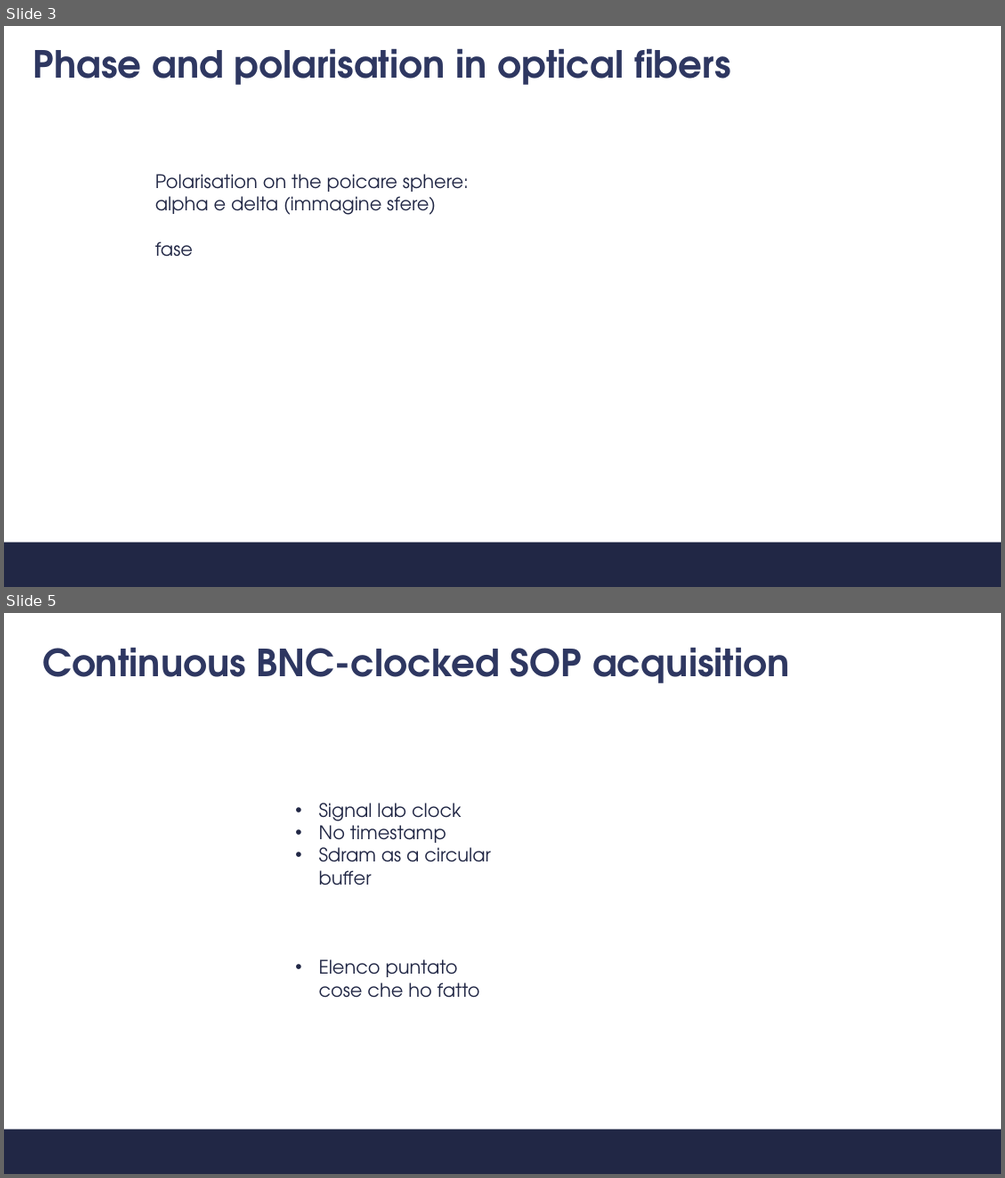
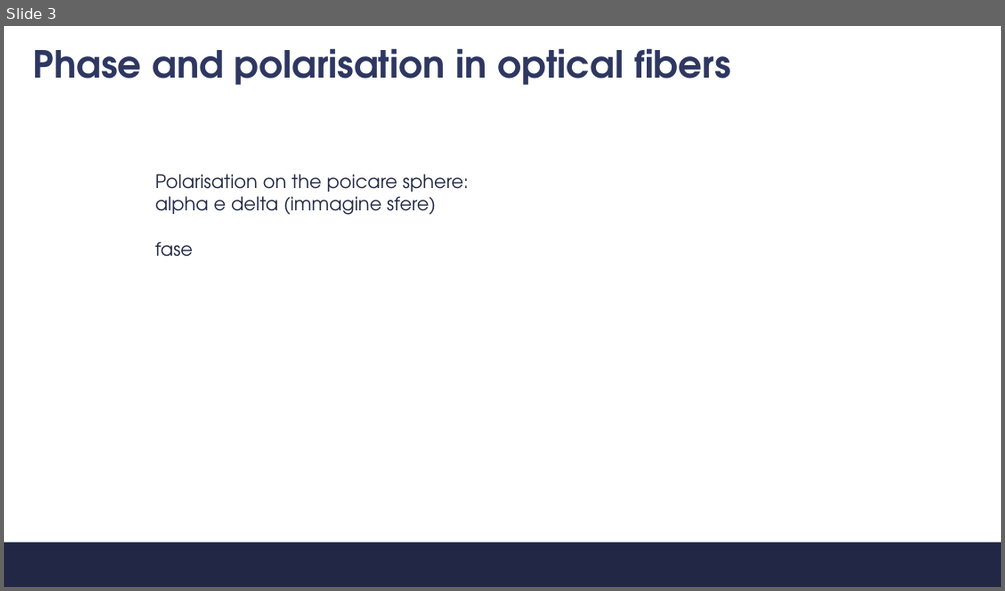
Before and after one commit to s347960/Presentazione, a slide deck: Discussione.pptx. Shown one above the other, each under a label of ours: slides 3 and 5 before the commit, slide 3 after it; the slides between them are not shown. The pictures are 1005x1178 and 1005x591 pixels, drawn with LibreOffice and Linux fonts; fonts in the diff are those of the drawing; background and template pictures are left out. Boxes give left, top, right and bottom in pixels: in the first picture for what was removed or moved away, otherwise in the second. Text is boxed around its words. In the diff, an @@ line names an element or a change of style, - is before the commit and + after.

```diff
--- a/Discussione.pptx
+++ b/Discussione.pptx
@@ slide 5 removed at bbox=[4, 613, 1001, 1174], background #FFFFFF; not listed: 1 template element that a slide beside it also shows @@
@@ title removed at bbox=[42, 647, 789, 683] @@
-Continuous BNC-clocked SOP acquisition
@@ text removed at bbox=[319, 803, 491, 997] @@
-• Signal lab clock
-• No timestamp
-• Sdram as a circular buffer
-• Elenco puntato cose che ho fatto
```
Also in this commit, not shown: 4 slides changed, 7 slides added, 5 other slides removed, 6 other files.
